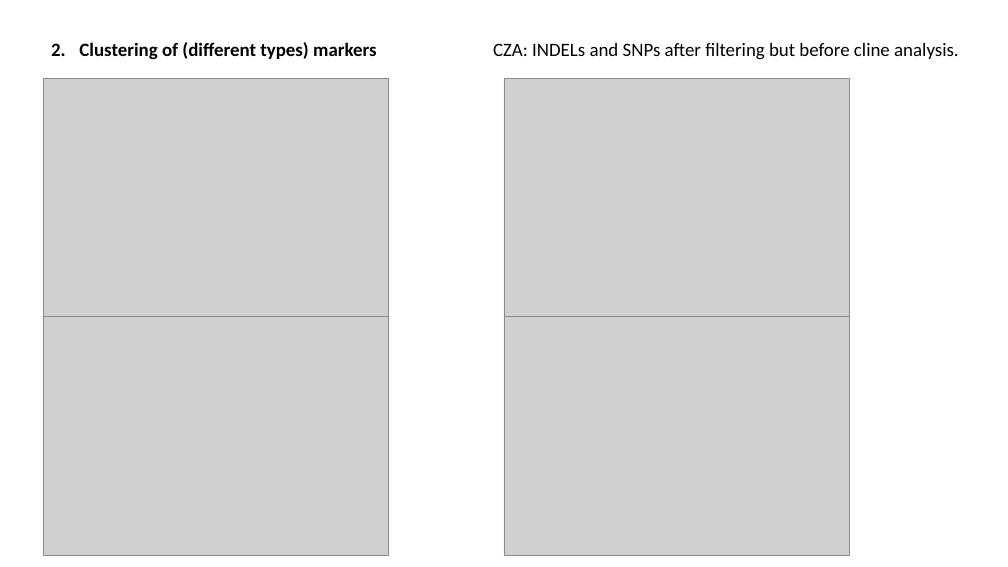
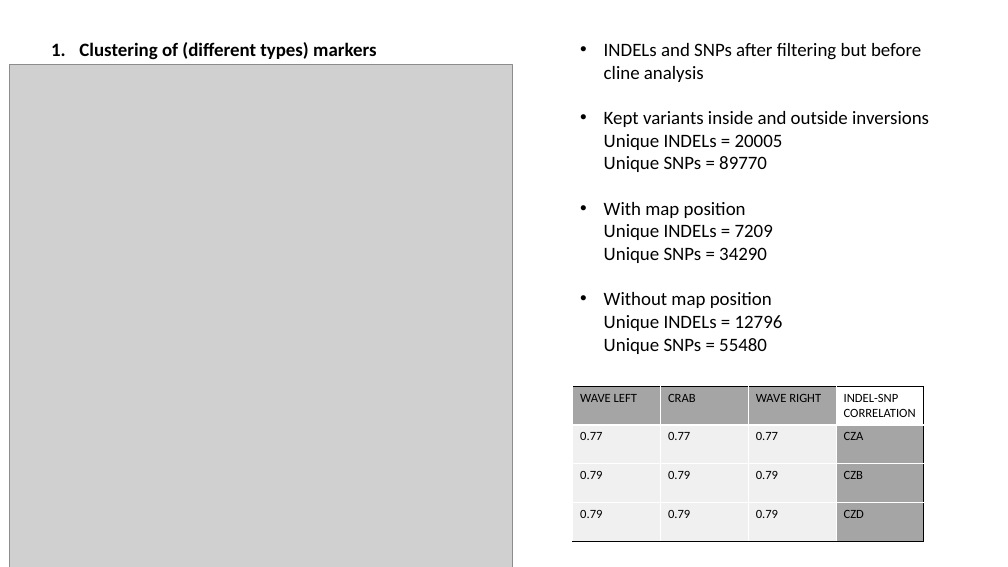
Before and after one commit to sam0per/Littorina_saxatilis_short_variants, a slide deck: slide 3 of short_genetic_variants/docs/short_indels_v02.pptx (slide 5 before the commit). Drawn at 1008x567 pixels with LibreOffice and Linux fonts; fonts in the diff are those of the drawing; grey boxes stand for pictures. Boxes give left, top, right and bottom in pixels: in the first picture for what was removed or moved away, otherwise in the second. Text is boxed around its words. In the diff, an @@ line names an element or a change of style, - is before the commit and + after.

Commit message:
inversions and without inversions

```diff
--- a/short_genetic_variants/docs/short_indels_v02.pptx
+++ b/short_genetic_variants/docs/short_indels_v02.pptx
@@ text at <box>604,43,929,354</box>: text changed @@
-CZA: INDELs and SNPs after filtering but before cline analysis.
+• INDELs and SNPs after filtering but before cline analysis
+• Kept variants inside and outside inversions
+  Unique INDELs = 20005
+  Unique SNPs = 89770
+• With map position
+  Unique INDELs = 7209
+  Unique SNPs = 34290
+• Without map position
+  Unique INDELs = 12796
+  Unique SNPs = 55480
@@ picture added at <box>10,64,513,567</box> @@
@@ picture removed at <box>44,79,389,317</box> @@
@@ picture removed at <box>504,79,850,317</box> @@
@@ picture removed at <box>44,317,389,555</box> @@
@@ picture removed at <box>504,317,850,555</box> @@
@@ table added at <box>572,386,923,541</box>, 4 rows, 4 columns @@
+WAVE LEFT | CRAB | WAVE RIGHT | INDEL-SNP CORRELATION
+0.77 | 0.77 | 0.77 | CZA
+0.79 | 0.79 | 0.79 | CZB
+0.79 | 0.79 | 0.79 | CZD
```
Also in this commit, not shown: 4 other slides changed, 5 slides added, 10 slides removed, 6 other files.
